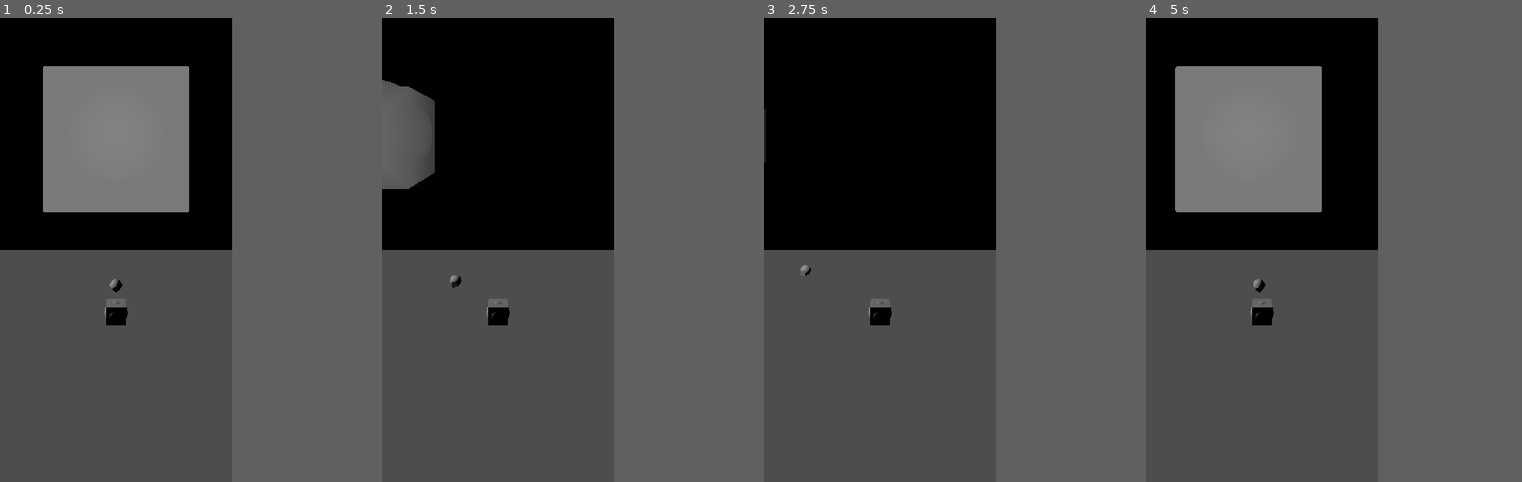
Above: before the commit, frames 1-4 (left to right).
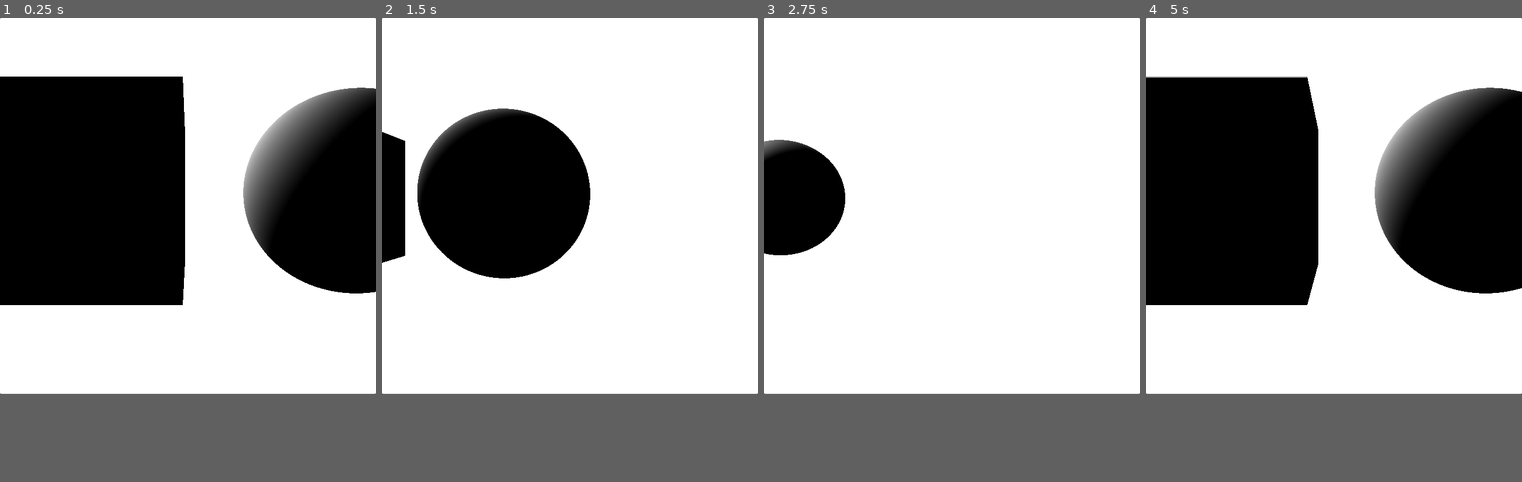
Above: after the commit, the same moments.

Repository: A4molaxd/RayMarchingGodot
Game: Godot game, scene res://Scene.tscn
The game is run twice, just before and just after one commit, with the same random seed, the same clock (stepped at 60 frames per second) and the same inputs.
Inputs:
- Up to frame 1 (0.25 s): no input
- Up to frame 2 (1.5 s): tap Enter (changeMode) at 0.5, 0.6, 1.35 s; hold D (right) 0.53-1.28 s; hold S (backward) from 1.28 s (still down)
- Up to frame 3 (2.75 s): release S (backward) at 2.03 s; hold D (right) from 2.03 s (still down); tap Enter (changeMode) at 2.1 s
- Up to frame 4 (5 s): release D (right) at 2.78 s; hold W (forward) 2.78-3.53 s; tap Enter (changeMode) at 2.85, 3.6, 4.35 s; hold A (left) from 3.53 s (still down)
In our replay, the window is 400x800 before the commit and 648x648 after it. These sizes can differ from the game's own. Grey fills any space a smaller window leaves; there, only what the larger window draws over its background counts as a difference.

The runs differ from the first frame. In frame 1, 55% of the frame differs, in the area x 0-100%, y 0-81%; in frame 2, 38%; in frame 3, 46%; in frame 4, 58%.

Commit message:
Added Lightning and smooth functions

Diff:
--- a/Scene.tscn
+++ b/Scene.tscn
@@ -30,18 +30,18 @@
 [node name="Scene" type="Node3D" parent="." unique_id=780885239]
 
 [node name="Sphere" type="MeshInstance3D" parent="Scene" unique_id=153551894]
-transform = Transform3D(0.32007444, 0, 0, 0, 0.32007444, 0, 0, 0, 0.32007444, 0, 0, 0)
+transform = Transform3D(0.32007444, 0, 0, 0, 0.32007444, 0, 0, 0, 0.32007444, -0.50754786, -0.045538276, 0.04)
 mesh = SubResource("SphereMesh_ikpwp")
 
 [node name="Box" type="MeshInstance3D" parent="Scene" unique_id=1444509648]
-transform = Transform3D(0.265, 0, 0, 0, -1.1583517e-08, 0.265, 0, -0.265, -1.1583517e-08, 0, 0.02, 0)
+transform = Transform3D(0.265, 0, 0, 0, -1.1583517e-08, 0.265, 0, -0.265, -1.1583517e-08, 0.27804554, -0.035, 0)
 mesh = SubResource("BoxMesh_4cvuw")
 
 [node name="Camera3D" type="Camera3D" parent="Scene" unique_id=727155383]
 transform = Transform3D(-1, 4.1620083e-08, -1.4514649e-07, 0, 0.9612617, 0.27563736, 1.509958e-07, 0.27563736, -0.9612617, 0, 2, -3.803732)
 
 [node name="Camera" type="MeshInstance3D" parent="Scene" unique_id=1251886265]
-transform = Transform3D(0.2, 0, 0, 0, 0.2, 0, 0, 0, 0.2, 0, 0, 1)
+transform = Transform3D(0.2, 0, 0, 0, 0.2, 0, 0, 0, 0.2, 0, 0, -1)
 mesh = SubResource("SphereMesh_4cvuw")
 
 [node name="Node3D" type="Node3D" parent="Scene/Camera" unique_id=596021061]
--- a/new_shader_material.tres
+++ b/new_shader_material.tres
@@ -7,6 +7,7 @@
 shader_parameter/object1 = Vector4(0, 0, 0, 7.53)
 shader_parameter/object21 = Vector3(0, 0, 0)
 shader_parameter/object22 = Vector3(0, 0, 0)
+shader_parameter/lightDir = Vector3(0.577, -0.57, 0.57)
 shader_parameter/pos = Vector3(3.68, 0, 0)
 shader_parameter/dir = Vector3(1, 0, 0)
 shader_parameter/FOV = 100.0
--- a/panel.gd
+++ b/panel.gd
@@ -13,8 +13,8 @@
 
 @onready var shader = preload("res://new_shader_material.tres")
 
-var pos = Vector3(0, 0, 1)
-var angles = Vector2(0, PI/2)
+var pos = Vector3(0, 0, -1)
+var angles = Vector2(PI, PI/2)
 
 # Called every frame. 'delta' is the elapsed time since the previous frame.
 func _process(delta: float) -> void:
--- a/project.godot
+++ b/project.godot
@@ -18,7 +18,6 @@
 [display]
 
 window/size/viewport_width=648
-window/size/viewport_height=1296
 window/stretch/mode="canvas_items"
 window/stretch/aspect="expand"
 
--- a/shader.gdshader
+++ b/shader.gdshader
@@ -23,12 +23,36 @@
 uniform vec3 object21; // Box position
 uniform vec3 object22; // Box scale
 
+uniform vec3 lightDir;
 
 uniform vec3 pos; // = vec3(-1.0, 0.0, 0.5);
 uniform vec3 dir; // = vec3(1, 0, 0);
 
+const float EPSILON = 0.1;
+
+float smax(float a, float b){
+	return (a + b + sqrt(pow((a-b), 2.) + EPSILON))/2.;
+}
+float smin(float a, float b){
+	return -smax(-a, -b);
+}
+
 float sdfScene(vec3 p){
 	return min(min(sdfSphere(p, object1.xyz, object1.w), sdfBox(p, object21, object22)), 10000.);
+}
+
+vec3 calcNormalScene(vec3 p){
+	const float eps = 0.0001;
+	const vec2 h = vec2(eps, 0);
+	return normalize(vec3(
+		sdfScene(p+h.xyy) - sdfScene(p-h.xyy),
+		sdfScene(p+h.yxy) - sdfScene(p-h.yxy),
+		sdfScene(p+h.yyx) - sdfScene(p-h.yyx)
+	));
+}
+
+float lightning(vec3 p){
+	return dot(calcNormalScene(p), lightDir);
 }
 
 float march(vec3 d, vec3 o){
@@ -37,11 +61,14 @@
 		float minD = sdfScene(o);
 		o += d*minD;
 		l += minD;
-		if (minD < .01) return l;
-		if (minD > 1000.) return l;
+		if (minD < .001) return lightning(o);
+		if (minD > 1000.) return 10000.;
 	}
 	return l;
 }
+
+
+
 uniform float FOV: hint_range(10, 100, 5);
 uniform float v: hint_range(0.0, 3.0, 0.1);
 uniform vec3 up;
@@ -60,8 +87,8 @@
 	}
 
 	float d = march(rayDir, rayPos);
-	float c = exp(-d*1.0);
-	COLOR = vec4(vec3(c), 1.);
+	//float c = exp(-d*0.3);
+	COLOR = vec4(vec3(d), 1.);
 }
 
 //void light() {
